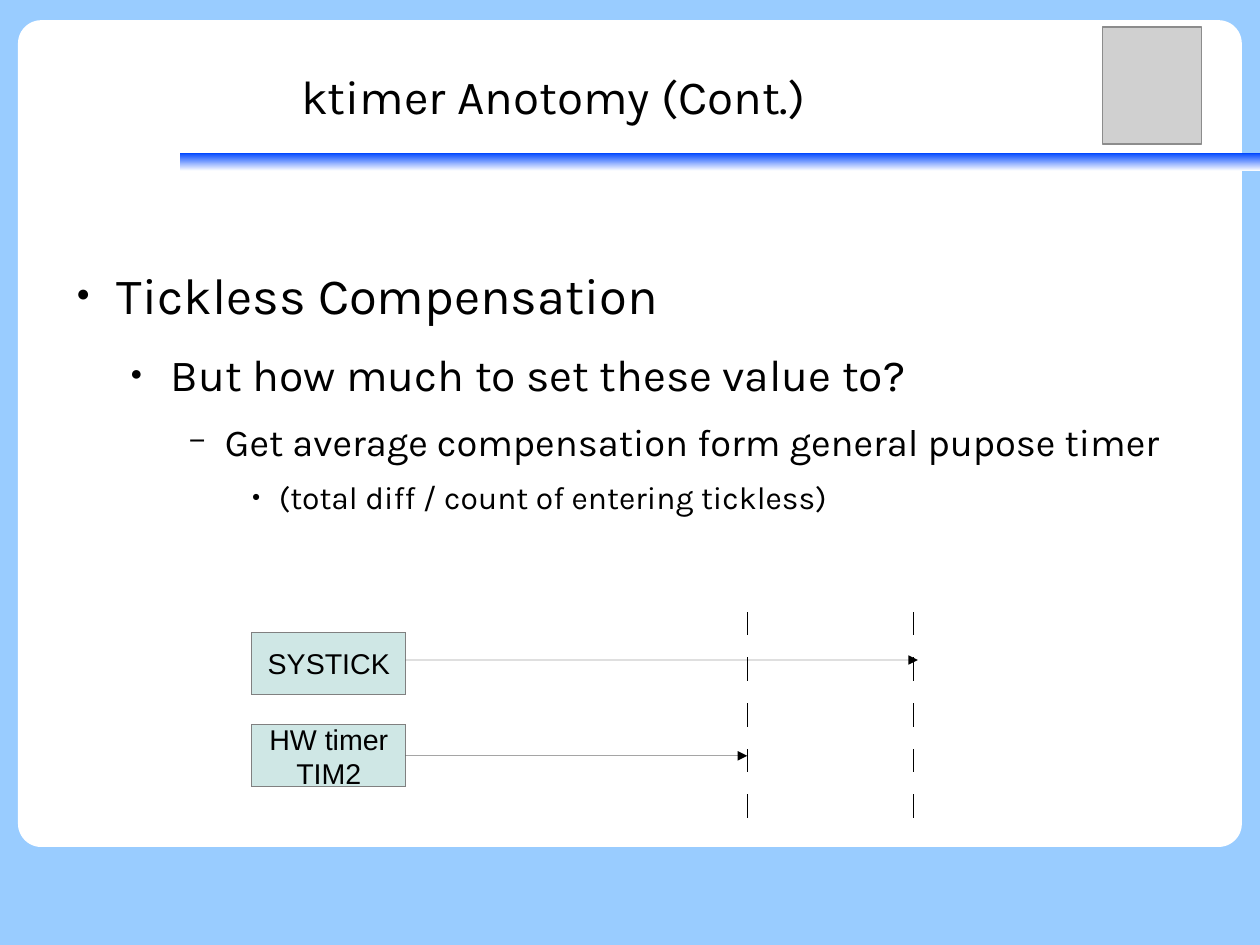
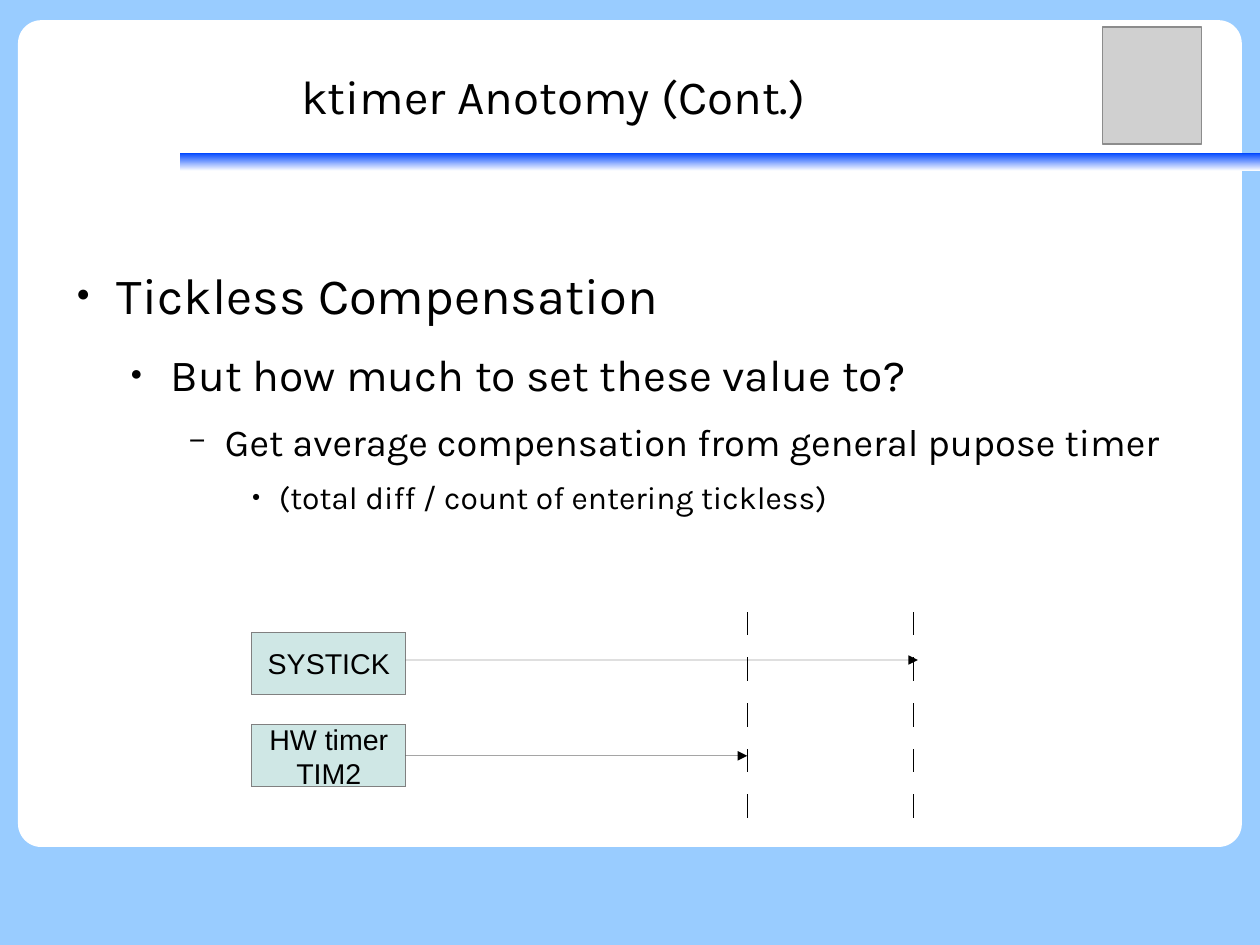
Before and after one commit to vh21/documents, a slide deck: slide 41 of ukernel/f9-microkernel-ktimer.odp. Drawn at 1260x945 pixels with LibreOffice and Linux fonts; fonts in the diff are those of the drawing; grey boxes stand for pictures. Boxes give left, top, right and bottom in pixels: in the first picture for what was removed or moved away, otherwise in the second. Text is boxed around its words. In the diff, an @@ line names an element or a change of style, - is before the commit and + after.

Commit message:
ukernel: f9kernel: fix typo

```diff
--- a/ukernel/f9-microkernel-ktimer.odp
+++ b/ukernel/f9-microkernel-ktimer.odp
@@ text at (x1=225, y1=429, x2=1160, y2=466): text changed @@
-    − Get average compensation form general pupose timer
+    − Get average compensation from general pupose timer
```
Also in this commit, not shown: 6 other slides changed.
